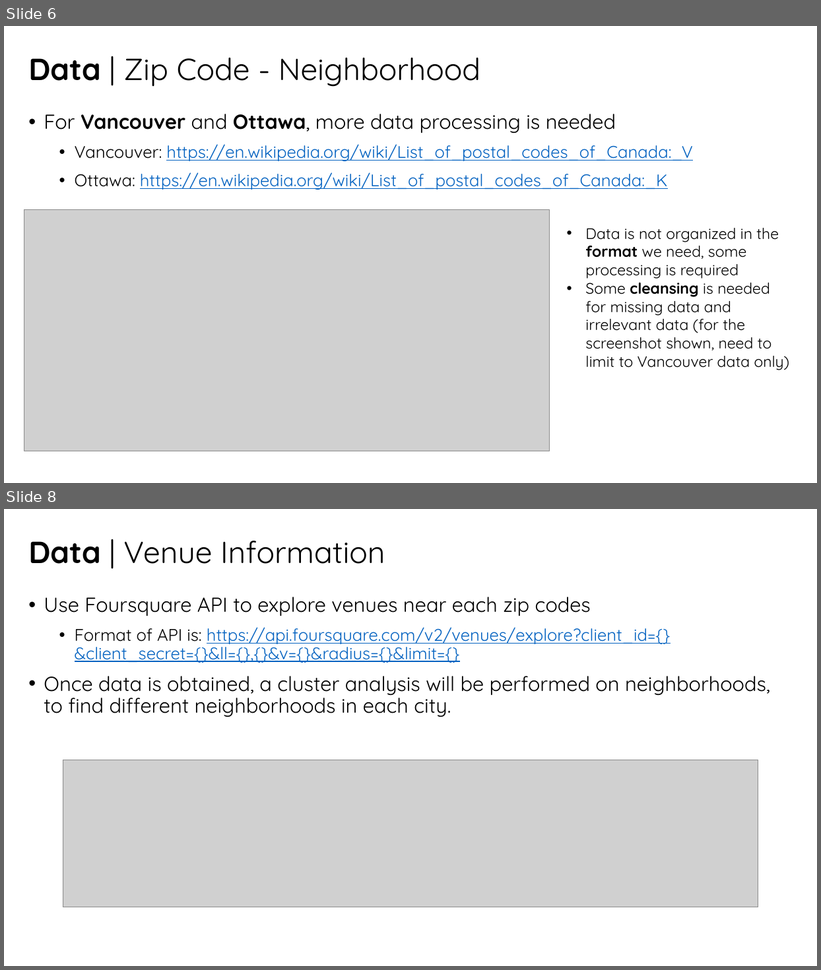
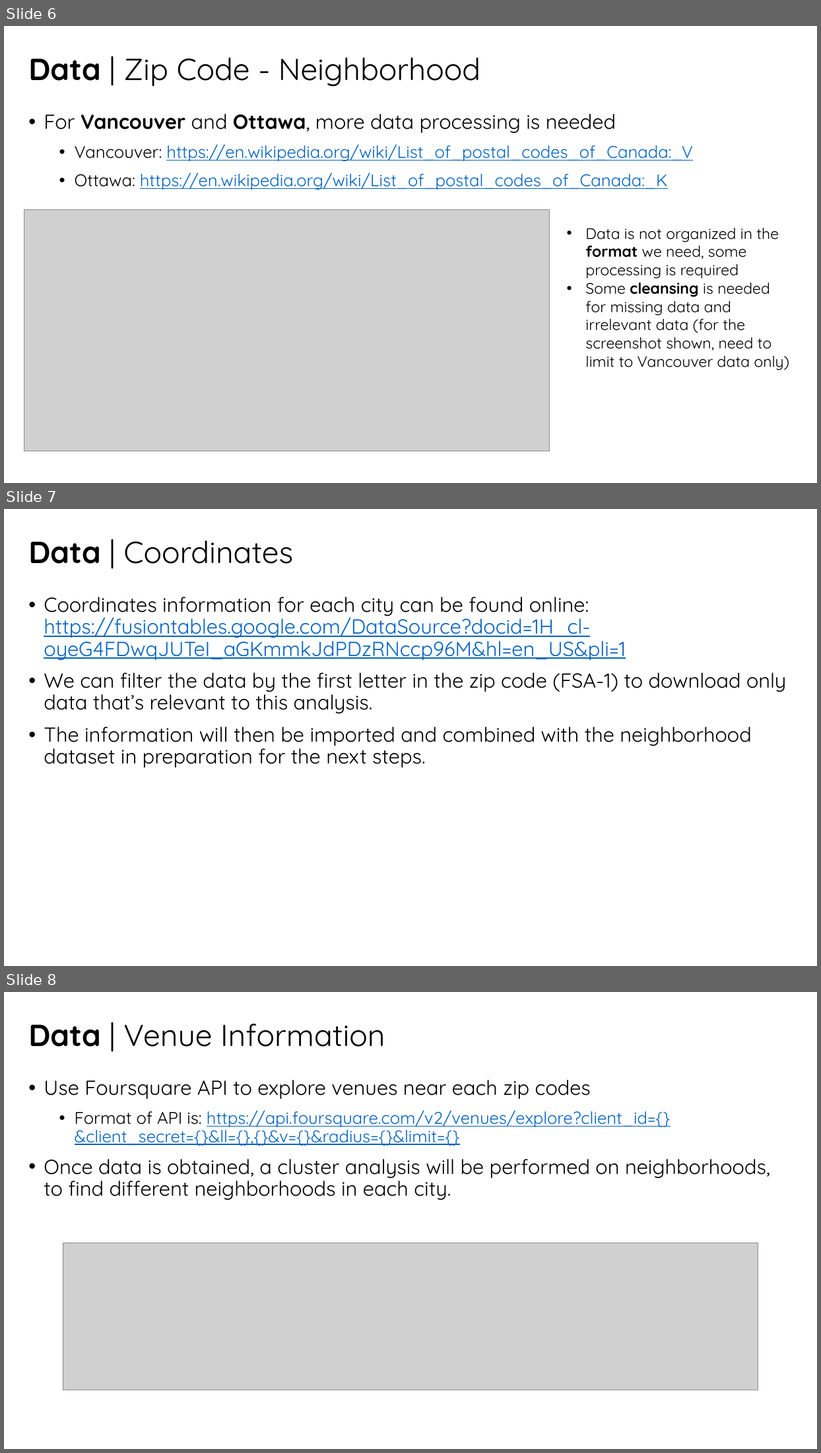
Before and after one commit to audrey-wj/Coursera_Capstone, a slide deck: Battle of Neighborhoods/Coursera Capstone_Battle of Neighborhoods.pptx. Shown one above the other, each under a label of ours: slides 6 and 8 before the commit, slides 6, 7 and 8 after it; the slides between them are not shown. The pictures are 821x970 and 821x1453 pixels, drawn with LibreOffice and Linux fonts; fonts in the diff are those of the drawing; grey boxes stand for pictures. Boxes give left, top, right and bottom in pixels: in the first picture for what was removed or moved away, otherwise in the second. Text is boxed around its words. In the diff, an @@ line names an element or a change of style, - is before the commit and + after.

```diff
--- a/Battle of Neighborhoods/Coursera Capstone_Battle of Neighborhoods.pptx
+++ b/Battle of Neighborhoods/Coursera Capstone_Battle of Neighborhoods.pptx
@@ slide 7 added at [4, 509, 817, 966], background #FFFFFF @@
@@ title added at [28, 541, 293, 564], 36 pt, text #000000 @@
+Data | Coordinates
@@ text added at [44, 597, 786, 768], 24 pt, text #000000 @@
+• Coordinates information for each city can be found online:
+  https://fusiontables.google.com/DataSource?docid=1H_cl-oyeG4FDwqJUTeI_aGKmmkJdPDzRNccp96M&hl=en_US&pli=1
+• We can filter the data by the first letter in the zip code (FSA-1) to download only data that’s relevant to this analysis.
+• The information will then be imported and combined with the neighborhood dataset in preparation for the next steps.
```
Also in this commit, not shown: 1 slide changed, 10 other slides added, 1 slide removed, 1 other file.
